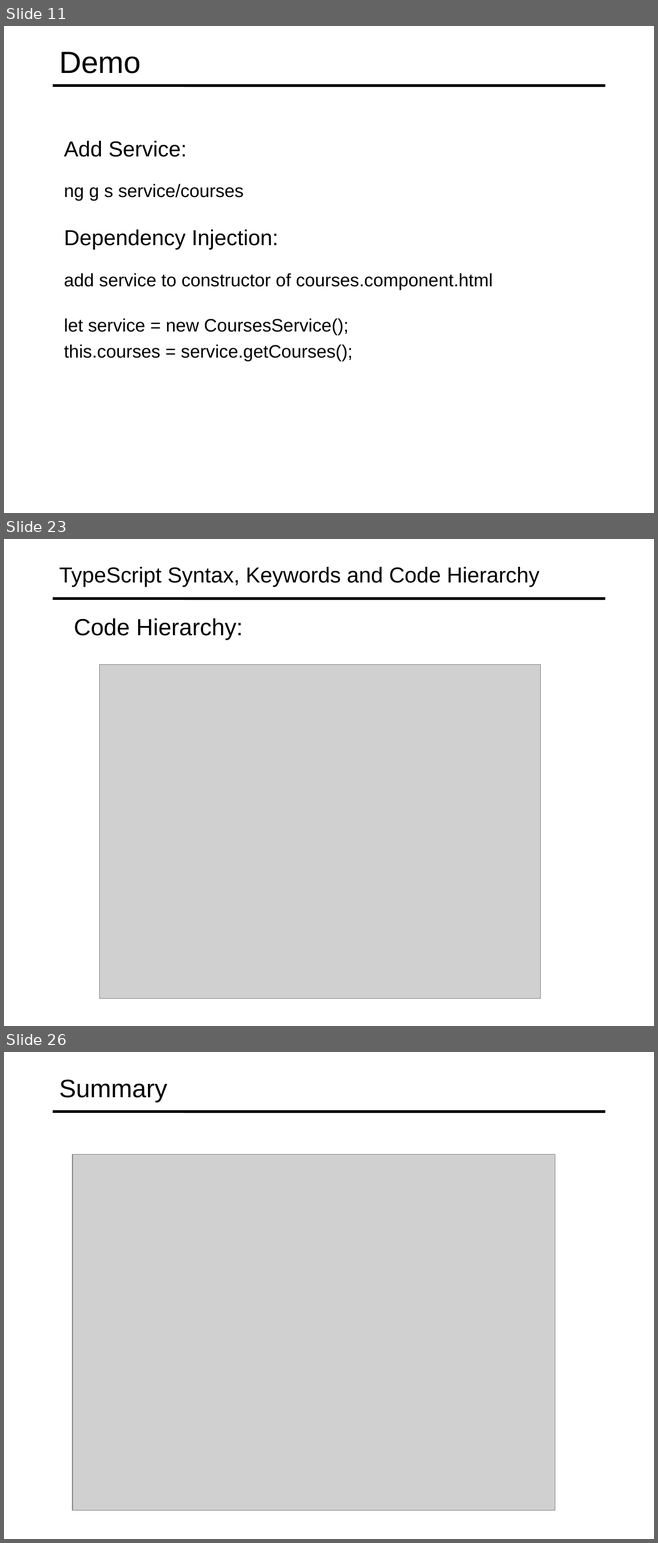
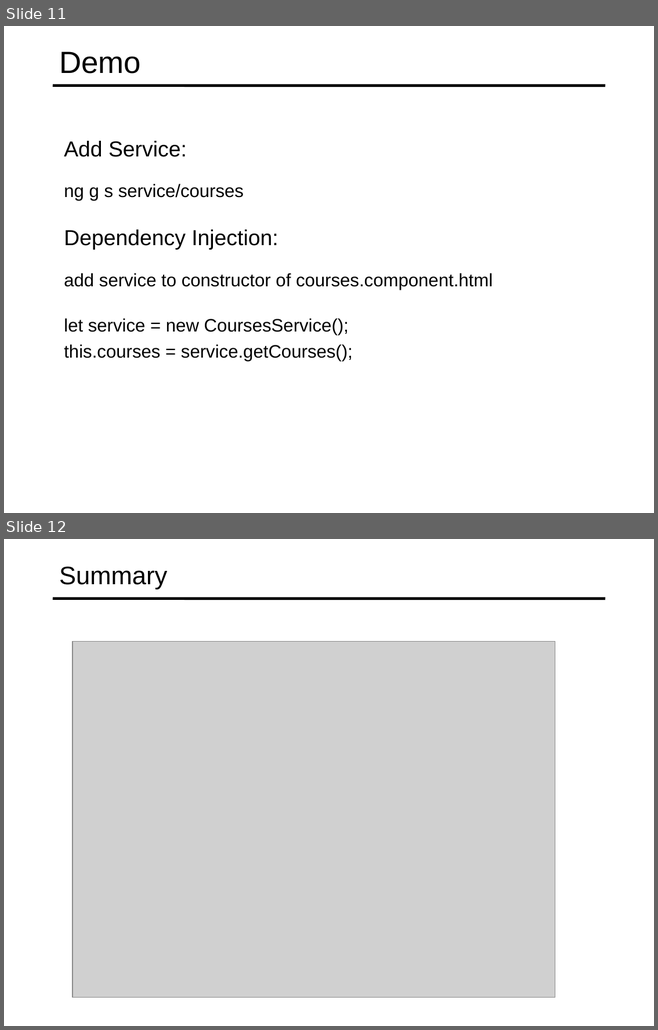
Before and after one commit to specter01wj/Jago_Link_Training, a slide deck: Angular/Angular7/Angular Advanced Course/Essentials/1.Fundamentals/L1_Fundamentals.ppt. Shown one above the other, each under a label of ours: slides 11, 23 and 26 before the commit, slides 11 and 12 after it; the slides between them are not shown. The pictures are 658x1543 and 658x1030 pixels, drawn with LibreOffice and Linux fonts; fonts in the diff are those of the drawing; grey boxes stand for pictures. Boxes give left, top, right and bottom in pixels: in the first picture for what was removed or moved away, otherwise in the second. Text is boxed around its words. In the diff, an @@ line names an element or a change of style, - is before the commit and + after.

```diff
--- a/Angular/Angular7/Angular Advanced Course/Essentials/1.Fundamentals/L1_Fundamentals.ppt
+++ b/Angular/Angular7/Angular Advanced Course/Essentials/1.Fundamentals/L1_Fundamentals.ppt
@@ slide 23 removed at bbox=[4, 539, 654, 1026], background #FFFFFF; not listed: 1 template element that a slide beside it also shows @@
@@ title removed at bbox=[59, 567, 539, 587] @@
-TypeScript Syntax, Keywords and Code Hierarchy
@@ text removed at bbox=[74, 618, 243, 640] @@
-  Code Hierarchy:
@@ picture removed at bbox=[100, 665, 540, 999] @@
@@ what was slide 26 is now slide 12 @@
```
Also in this commit, not shown: 13 other slides removed.
